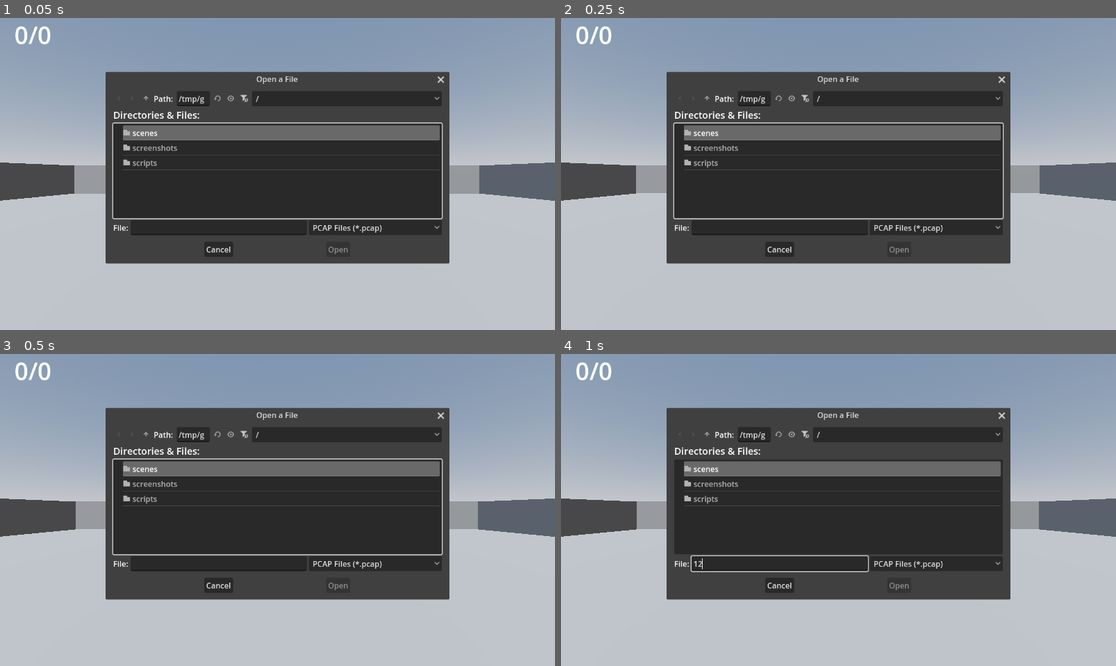
Above: before the commit, frames 1-4 (two rows, left to right).
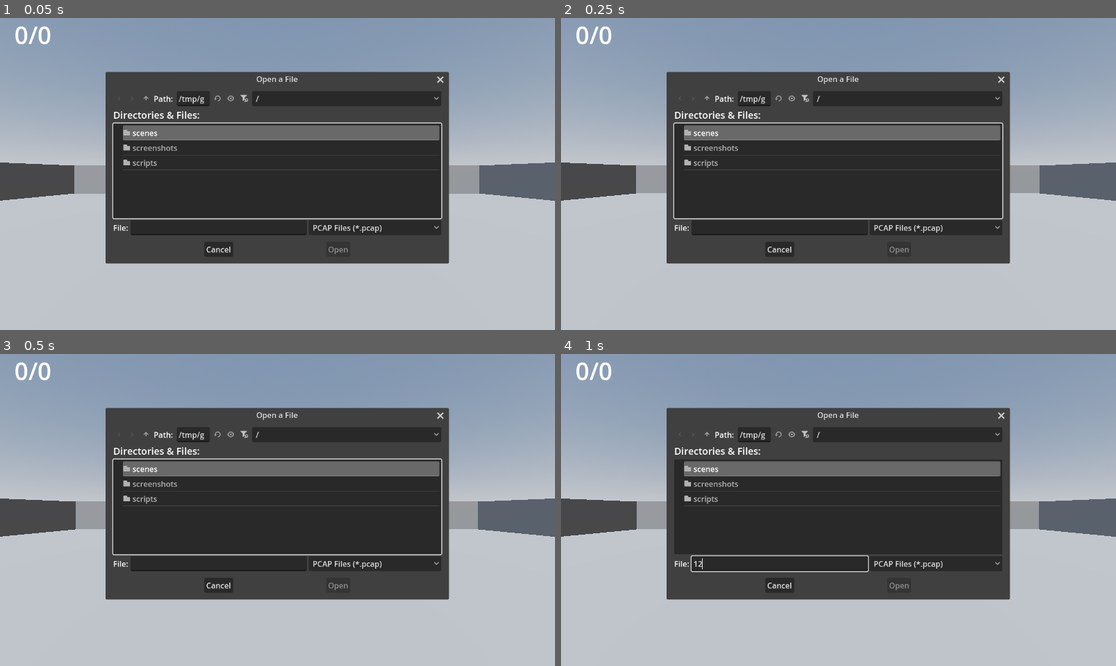
Above: after the commit, the same moments.

Repository: Arcnilya/vrshark
Game: Godot game, scene res://scenes/world.tscn
Two runs of this game, one before a commit and one after it. Both use one fixed random seed, a clock stepped at 60 frames per second and the inputs below.
Inputs (mouse positions are in pixels of both pictures, inside the frame that each line leads up to):
- Up to frame 1 (0.05 s): no input
- Up to frame 2 (0.25 s): no input
- Up to frame 3 (0.5 s): no input
- Up to frame 4 (1 s): click (777, 563) at 0.52 s; type "12" at 0.6 s

The runs differ from the first frame. In frame 1, 0.2% of the frame differs, in the area x 78-81%, y 17-79%; in frame 2, 0.2%; in frame 3, 0.2%; in frame 4, 0.1%.

Commit message:
Added pause menu with controls, added ethertypes, fixed playback bug, added crosshair

Diff:
--- a/project.godot
+++ b/project.godot
@@ -86,3 +86,8 @@
 "events": [Object(InputEventKey,"resource_local_to_scene":false,"resource_name":"","device":-1,"window_id":0,"alt_press …(195 unchanged characters)…
 ]
 }
+escape={
+"deadzone": 0.2,
+"events": [Object(InputEventKey,"resource_local_to_scene":false,"resource_name":"","device":-1,"window_id":0,"alt_pressed":false,"shift_pressed":false,"ctrl_pressed":false,"meta_pressed":false,"pressed":false,"keycode":0,"physical_keycode":4194305,"key_label":0,"unicode":0,"location":0,"echo":false,"script":null)
+]
+}
--- a/scenes/world.tscn
+++ b/scenes/world.tscn
@@ -1,8 +1,13 @@
-[gd_scene load_steps=6 format=3 uid="uid://bkv4vje5lnykv"]
+[gd_scene load_steps=7 format=3 uid="uid://bkv4vje5lnykv"]
 
 [ext_resource type="Script" uid="uid://cm7x7ixwtkgqr" path="res://scripts/world.gd" id="1_4wyf3"]
 [ext_resource type="Environment" uid="uid://k5wdkl4pr321" path="res://world.tres" id="2_k0juu"]
 [ext_resource type="Script" uid="uid://k7aocwkc4ppl" path="res://scripts/player.gd" id="3_71j4m"]
+
+[sub_resource type="GDScript" id="GDScript_4wyf3"]
+script/source = "extends Panel
+
+	"
 
 [sub_resource type="CapsuleMesh" id="CapsuleMesh_gv5m4"]
 
@@ -19,6 +24,60 @@
 offset_bottom = 108.0
 theme_override_font_sizes/font_size = 50
 text = "Foo"
+
+[node name="PauseMenu" type="Panel" parent="HUD"]
+process_mode = 2
+visible = false
+offset_left = 165.0
+offset_top = 99.0
+offset_right = 965.0
+offset_bottom = 523.0
+script = SubResource("GDScript_4wyf3")
+
+[node name="MenuText" type="Label" parent="HUD/PauseMenu"]
+layout_mode = 0
+offset_left = 81.0
+offset_top = 34.0
+offset_right = 699.0
+offset_bottom = 378.0
+text = "Movement:
+- Walk: WASD
+- Look: MOUSE
+
+Playback controls:
+- Step forward: E
+- Step backward: Q
+- Pause: SPACE
+
+Interact:
+- Pick up host: LMB
+- Drop host: LMB
+- View packet info: LMB"
+
+[node name="Button" type="Button" parent="HUD/PauseMenu"]
+layout_mode = 0
+offset_left = 361.0
+offset_top = 358.0
+offset_right = 431.0
+offset_bottom = 395.0
+text = "Close"
+
+[node name="Crosshair" type="Label" parent="HUD"]
+anchors_preset = 8
+anchor_left = 0.5
+anchor_top = 0.5
+anchor_right = 0.5
+anchor_bottom = 0.5
+offset_left = -20.0
+offset_top = -11.5
+offset_right = 20.0
+offset_bottom = 11.5
+grow_horizontal = 2
+grow_vertical = 2
+theme_override_font_sizes/font_size = 40
+text = "+"
+horizontal_alignment = 1
+vertical_alignment = 1
 
 [node name="FileDialog" type="FileDialog" parent="."]
 title = "Open a File"
@@ -76,6 +135,9 @@
 [node name="ray" type="RayCast3D" parent="player/head/camera"]
 target_position = Vector3(0, 0, -4)
 collision_mask = 3
+debug_shape_thickness = 1
 
 [node name="hand" type="Node3D" parent="player/head/camera"]
 transform = Transform3D(1, 0, 0, 0, 1, 0, 0, 0, 1, 0, 0, -1.5)
+
+[connection signal="pressed" from="HUD/PauseMenu/Button" to="." method="_on_button_pressed"]
--- a/scripts/packet_reader.gd
+++ b/scripts/packet_reader.gd
@@ -19,7 +19,7 @@
 class EthernetHeader:
 	var src_mac : String
 	var dst_mac : String
-	var ethertype : int
+	var ethertype : String
 
 class IPHeader:
 	var src_ip : String
@@ -66,17 +66,24 @@
 			var eth = EthernetHeader.new()
 			eth.dst_mac = format_mac(packet_data.slice(0, 6))
 			eth.src_mac = format_mac(packet_data.slice(6, 12))
-			eth.ethertype = (packet_data[12] << 8) | packet_data[13]
+			eth.ethertype = "0x%04X" % ((packet_data[12] << 8) | packet_data[13])
 			packet.ethernet = eth
 
-			if eth.ethertype == 0x0800 and incl_len >= 34:
+			if eth.ethertype == "0x0800" and incl_len >= 34:
 				packet.ip = parse_ipv4_header(packet_data.slice(14, incl_len))
 				packet.http_method = _extract_http_method(packet)
+
+			var ethertypes = {
+				"0x0806": " (ARP)",
+				"0x0800": " (IPv4)",
+			}
+			if eth.ethertype in ethertypes:
+				eth.ethertype += ethertypes[eth.ethertype]
 
 		packets.append(packet)
 
 	file.close()
-	print("[+] Loaded", packets.size(), "packets!")
+	print("[+] Loaded ", packets.size(), " packets!")
 
 
 func format_mac(mac_bytes: PackedByteArray) -> String:
--- a/scripts/world.gd
+++ b/scripts/world.gd
@@ -31,6 +31,8 @@
 	var hud_index = get_node("HUD/Index")
 	hud_index.text = "%s/%s" % [current_index+1, packet_reader.packets.size()]
 	if Input.is_action_just_pressed("step_forward"):
+		if is_reversed == true:
+			current_index -= 1
 		is_reversed = false
 		emit_signal("reverse_changed", is_reversed)
 		process_packet()
@@ -43,6 +45,27 @@
 	if Input.is_action_just_pressed("space"):
 		is_paused = !is_paused
 		emit_signal("pause_changed", is_paused)
+	if Input.is_action_just_pressed("escape"):
+		toggle_pause()
+
+func toggle_pause():
+	if get_tree().paused:
+		resume_game()
+	else:
+		pause_game()
+
+func resume_game():
+		get_tree().paused = false
+		$HUD/PauseMenu.visible = false
+		Input.set_mouse_mode(Input.MOUSE_MODE_CAPTURED)
+
+func pause_game():
+		get_tree().paused = true
+		$HUD/PauseMenu.visible = true
+		Input.set_mouse_mode(Input.MOUSE_MODE_VISIBLE)
+
+func _on_button_pressed() -> void:
+	resume_game() # "Close" button in PauseMenu
 
 func get_hosts(src, dst):
 	var tmp = []
@@ -122,13 +145,13 @@
 	var info = []
 	if pkt.ethernet:
 		info.append("-- eth --")
-		info.append("ethertype: 0x%04x" % pkt.ethernet.ethertype)
-		info.append("src_mac: " + (pkt.ethernet.dst_mac if is_reversed else pkt.ethernet.src_mac))
-		info.append("dst_mac: " + (pkt.ethernet.src_mac if is_reversed else pkt.ethernet.dst_mac))
+		info.append("ethertype: " + pkt.ethernet.ethertype)
+		info.append("src_mac: " + (pkt.ethernet.src_mac))
+		info.append("dst_mac: " + (pkt.ethernet.dst_mac))
 	if pkt.ip:
 		info.append("-- ip --")
-		info.append("src_ip: " + (pkt.ip.dst_ip if is_reversed else pkt.ip.src_ip))
-		info.append("dst_ip: " + (pkt.ip.src_ip if is_reversed else pkt.ip.dst_ip))
+		info.append("src_ip: " + (pkt.ip.src_ip))
+		info.append("dst_ip: " + (pkt.ip.dst_ip))
 	if pkt.ip and pkt.ip.transport:
 		info.append("-- " + str(pkt.ip.transport.type).to_lower() + " --")
 		info.append("flags: " + pkt.ip.transport.tcp_flags)
Not shown, changed: README.md
